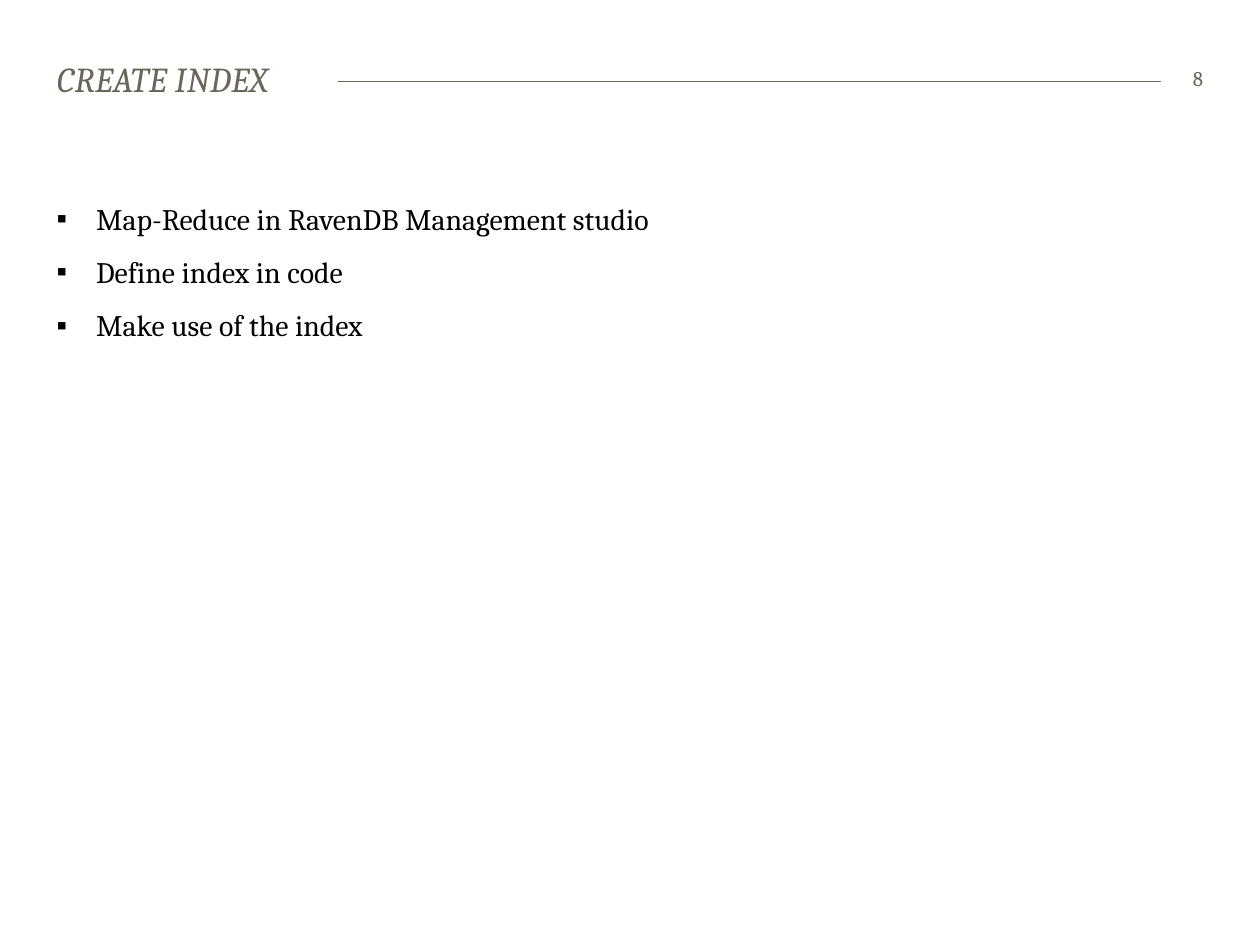
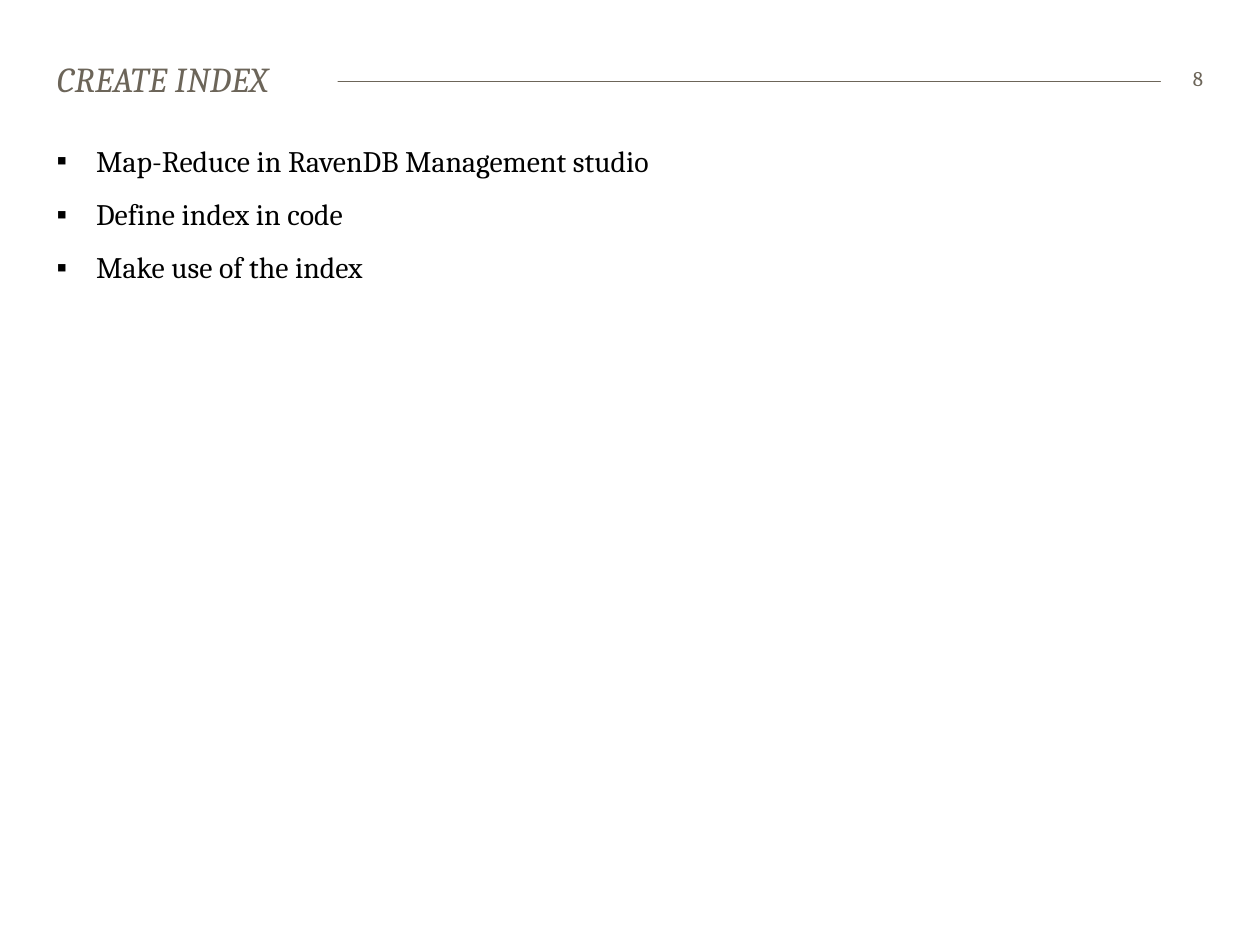
Before and after one commit to espenekvang/Intro2Raven, a slide deck: slide 8 of ravendb.pptx. Drawn at 1260x945 pixels with LibreOffice and Linux fonts; fonts in the diff are those of the drawing. Boxes give left, top, right and bottom in pixels: in the first picture for what was removed or moved away, otherwise in the second. Text is boxed around its words. In the diff, an @@ line names an element or a change of style, - is before the commit and + after.

Commit message:
Added index slides

```diff
--- a/ravendb.pptx
+++ b/ravendb.pptx
@@ text "Map-Reduce in RavenDB Management studio": place and size @@
-text "Map-Reduce in RavenDB Management studio" at (96, 209, 649, 337)
+text "Map-Reduce in RavenDB Management studio" at (96, 151, 649, 279)
```
Also in this commit, not shown: 1 other slide changed, 3 slides added.
